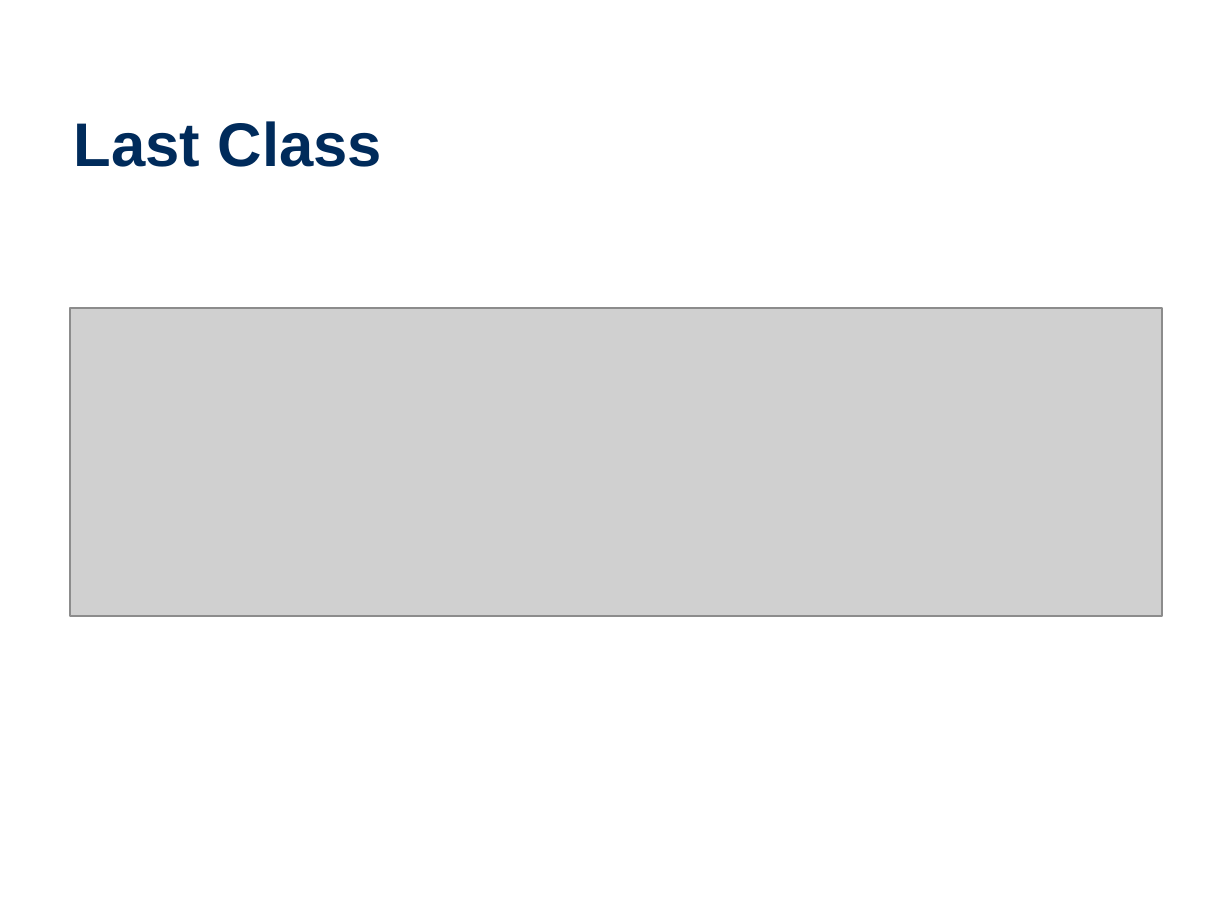
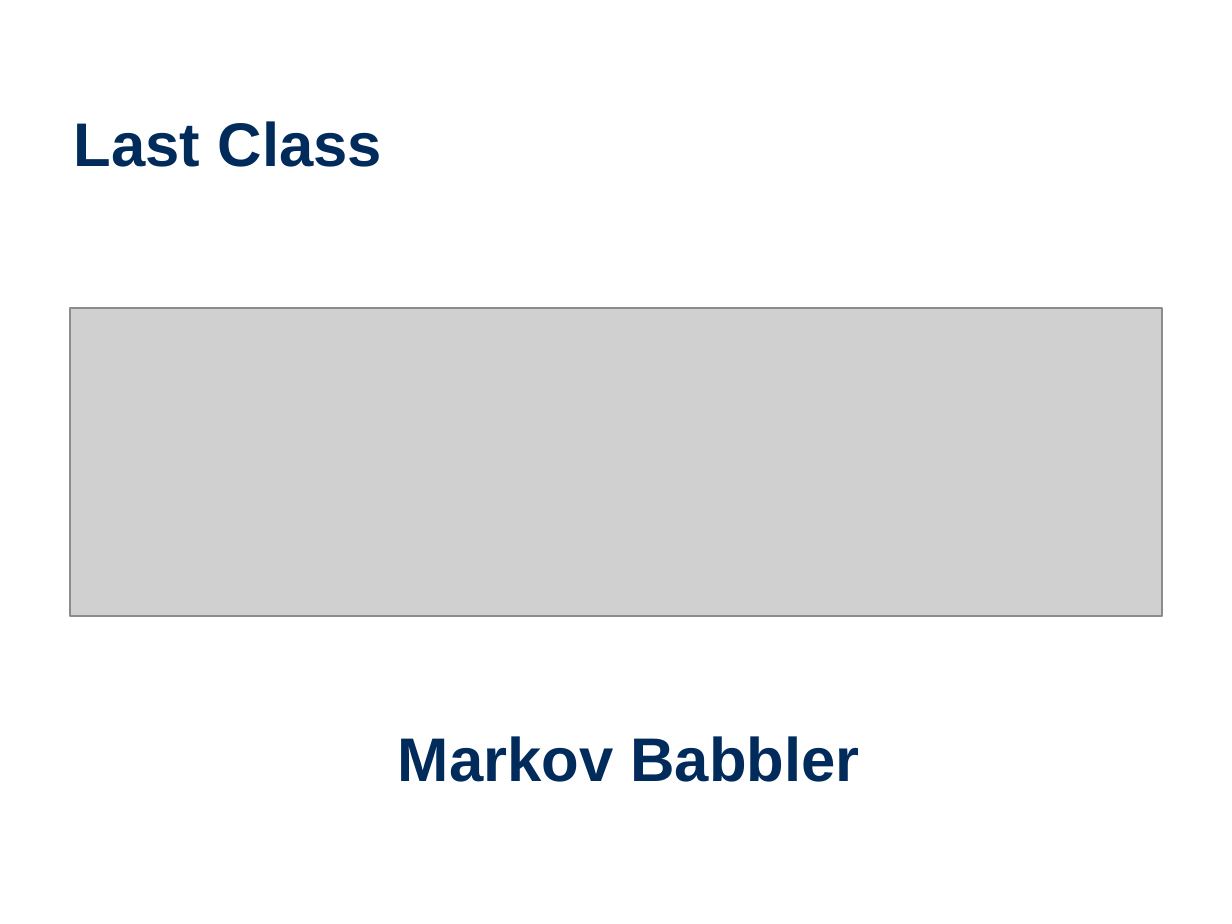
Before and after one commit to wtheisen/nd-cse-10124-lectures, a slide deck: slide 3 of Blank/Lecture_01_ Text_as_Data.pptx (slide 2 before the commit). Drawn at 1232x924 pixels with LibreOffice and Linux fonts; fonts in the diff are those of the drawing; grey boxes stand for pictures. Boxes give left, top, right and bottom in pixels: in the first picture for what was removed or moved away, otherwise in the second. Text is boxed around its words. In the diff, an @@ line names an element or a change of style, - is before the commit and + after.

```diff
--- a/Blank/Lecture_01_ Text_as_Data.pptx
+++ b/Blank/Lecture_01_ Text_as_Data.pptx
@@ text added at [398, 736, 859, 782], 36 pt, text #002B5B, bold @@
+Markov Babbler
```
Also in this commit, not shown: 3 other slides changed, 25 slides added, 3 slides removed, 3 other files.
